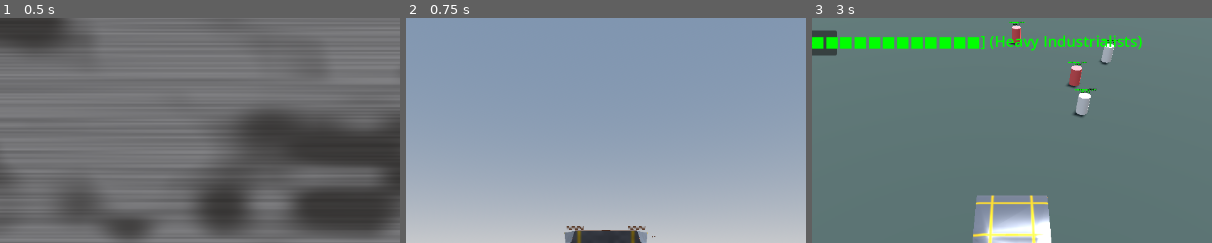
Above: before the commit, frames 1-3 (left to right).
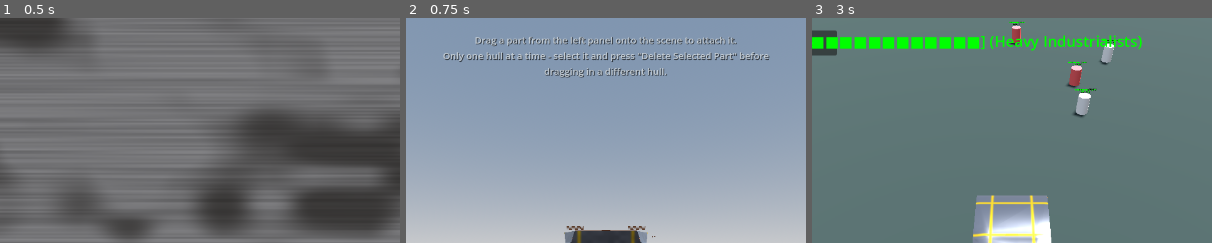
Above: after the commit, the same moments.

Repository: bobcatchris15-eng/Build-A-Bomber
Game: Godot game, scene res://scenes/MainMenu.tscn
Same seed, same stepped clock (60 frames per second), same inputs: the game is played once before the commit and once after it.
Inputs:
- Up to frame 1 (0.5 s): no input
- Up to frame 2 (0.75 s): click "🔧 Design Lab" at 0.5 s
- Up to frame 3 (3 s): click "Blueprint Library..." at 1.25 s; click "Mirror Placement [M]" at 2 s; click "Test in Arena" at 2.75 s
The pictures show only the part of the screen within x 25-75%, y 0-50%; the shares and areas given below are measured in that part.

Frame 1 is identical in both runs. In frame 2, 3.2% of the frame differs, in the area x 9-91%, y 8-27%; in frame 3, nothing differs.

Commit message:
Playtest audit #1: drag-and-drop discoverability hint in the Design Lab
Corrects a real error in my own earlier audit finding - the Design Lab
does NOT open to an empty void; a default medium_hull is already placed
and rendered at scene load. The actual friction is that swapping it for a
different hull type via drag-and-drop silently no-ops with zero feedback
(_place_hull_from_ui and drag_drop_manager's _can_drop_data both reject
silently when a hull already exists) - caught by actually loading the
scene and checking, not just trusting the prior static-read finding.

Added a persistent hint label as a new top-level overlay in the 3D
viewport (not nested in the Parts Catalog sidebar, whose 15 hull buttons
already nearly fill their allotted height - an initial attempt to add it
there tripped the project's own automated UI-overflow test). Chose a
persistent hint over a one-time dismissible prompt: no new state to track,
simpler, and still useful to a returning player who forgot the rule.

Verified: automated tests green (including the UI-overflow check).
Screenshot confirms clean placement, no overlap with sidebar or stat panel.

Diff:
--- a/prototype/scenes/MainLab.tscn
+++ b/prototype/scenes/MainLab.tscn
@@ -58,6 +58,30 @@
 mouse_filter = 1
 script = ExtResource("5_drop")
 
+[node name="DragHintLabel" type="Label" parent="."]
+layout_mode = 3
+anchors_preset = 8
+anchor_left = 0.5
+anchor_top = 0.5
+anchor_right = 0.5
+anchor_bottom = 0.5
+offset_left = -280.0
+offset_top = -320.0
+offset_right = 280.0
+offset_bottom = -280.0
+grow_horizontal = 2
+grow_vertical = 2
+mouse_filter = 2
+theme_override_font_sizes/font_size = 15
+theme_override_colors/font_color = Color(0.85, 0.88, 0.9, 0.85)
+theme_override_colors/font_shadow_color = Color(0, 0, 0, 0.6)
+theme_override_constants/shadow_offset_x = 1
+theme_override_constants/shadow_offset_y = 1
+text = "Drag a part from the left panel onto the scene to attach it.
+Only one hull at a time - select it and press \"Delete Selected Part\" before dragging in a different hull."
+horizontal_alignment = 1
+autowrap_mode = 2
+
 [node name="UI_StatBlock" parent="." instance=ExtResource("3_ui")]
 
 [node name="UI_PartsMenu" parent="." instance=ExtResource("4_parts")]
--- /dev/null
+++ b/prototype/scratch/capture_mainlab_ui.gd
@@ -0,0 +1,19 @@
+extends SceneTree
+# Scratch: reusable capture of MainLab.tscn's startup state, for verifying
+# the playtest-readiness UI fixes (drag hint, tooltips, sliders, etc).
+# Must run WITHOUT --headless (dummy renderer doesn't rasterize).
+# Run: ./Godot_v4.3-stable_win64_console.exe --script scratch/capture_mainlab_ui.gd
+
+func _init():
+	var out_dir = "res://progress_captures/2026-07-13/design_lab_ux_fixes"
+	DirAccess.make_dir_recursive_absolute(out_dir)
+
+	var scene = load("res://scenes/MainLab.tscn").instantiate()
+	root.add_child(scene)
+	root.size = Vector2i(1280, 720)
+	for i in range(3): await process_frame
+	root.size = Vector2i(1280, 720)
+	for i in range(6): await process_frame
+	root.get_texture().get_image().save_png("%s/mainlab_startup.png" % out_dir)
+	print("[CAPTURE] saved mainlab_startup.png")
+	quit(0)
Binary file added: prototype/progress_captures/2026-07-13/mainlab_startup_check.png
Not shown, changed: DECISIONS_NEEDED.md
